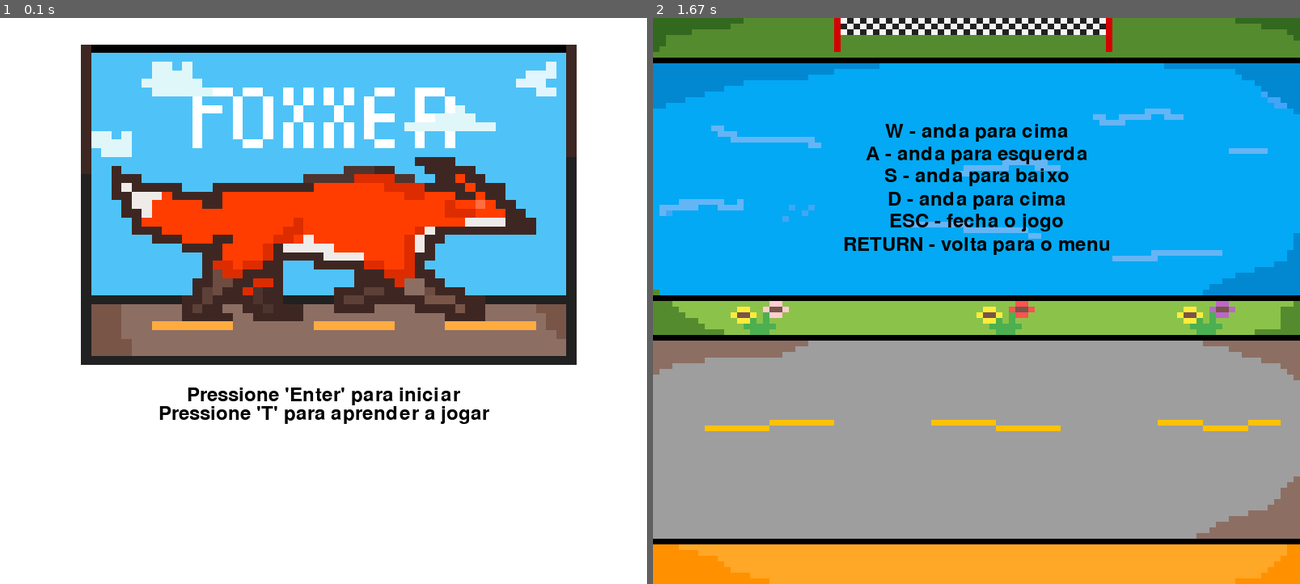
Above: before the commit, frames 1-2 (left to right).
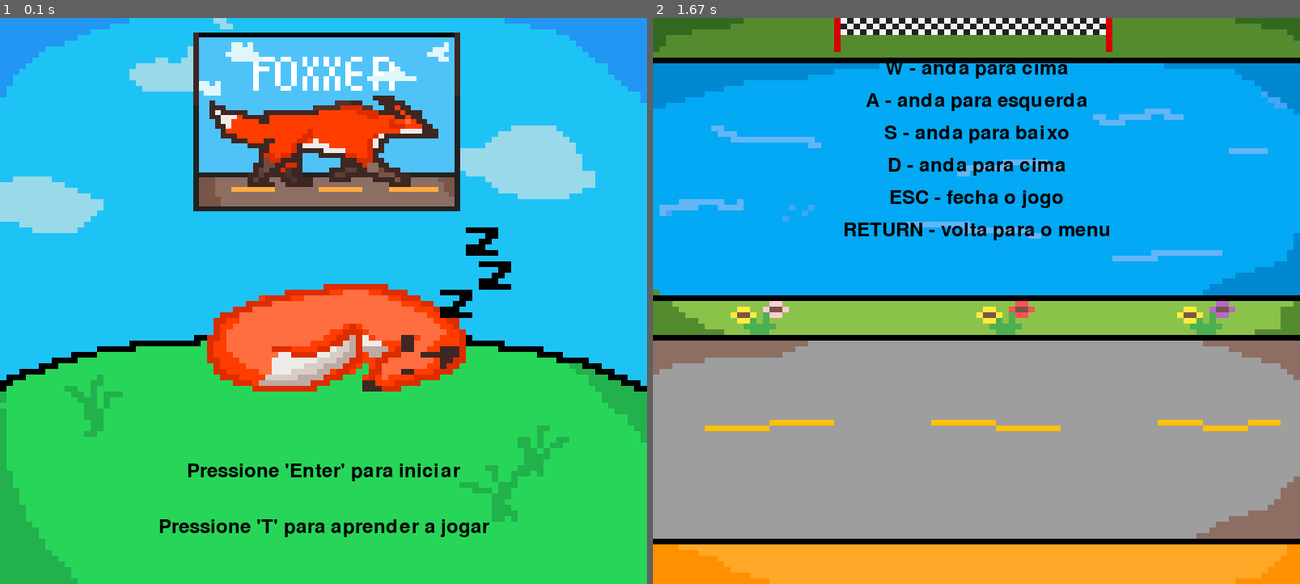
Above: after the commit, the same moments.

Repository: ccbueno3/projetofinal
Game: pygame game, started from pygame.v12.py
Two runs of this game, one before a commit and one after it. Both use one fixed random seed, a clock stepped at 60 frames per second and the inputs below.
Inputs:
- Up to frame 1 (0.1 s): no input
- Up to frame 2 (1.67 s): tap T at 0.33 s; tap Enter at 0.67 s

The runs differ from the first frame. In frame 1, 96% of the frame differs, in the area x 0-100%, y 0-100%; in frame 2, 3.7%.

Commit message:
tela do menu, ajustando textos

Diff:
--- a/pygame.v12.py
+++ b/pygame.v12.py
@@ -19,10 +19,13 @@
 
 #logo
 imagem_logo = pygame.image.load("imagens/logo_foxxer.png")
-tamanho_x_logo = 650
-tamanho_y_logo = 450
+tamanho_x_logo = 700/2
+tamanho_y_logo = 500/2
 imagem_logo = pygame.transform.scale(imagem_logo, (tamanho_x_logo, tamanho_y_logo))
 
+#fundo menu foxer
+imagem_menu = pygame.image.load("imagens/menu_foxxer.png")
+imagem_menu = pygame.transform.scale(imagem_menu, (800, 700))
 
 #configurações
 imagem_configuracoes = pygame.image.load("imagens/mapa_final.png")
@@ -52,39 +55,44 @@
             elif event.type == pygame.KEYDOWN:
                 if event.key == pygame.K_RETURN and texto_inicial:
                     iniciado = True
+                    jogo_principal()
                 elif event.key == pygame.K_t:
                     if texto_inicial:
                         texto_inicial = False
+                elif event.key == pygame.K_ESCAPE:
+                        pygame.quit()
                 elif event.key == pygame.K_BACKSPACE:
                     if not texto_inicial:
                         texto_inicial = True
 
         tela.fill(BRANCO)
-        fonte_inicio = pygame.font.SysFont(None, 36)
+        fonte_inicio = pygame.font.SysFont("Comic Sans", 36)
 
         if texto_inicial:
+            tela.blit(imagem_menu,(0,0))
             tela.blit(imagem_logo,((largura - tamanho_x_logo)/2,0))
             texto_inicio = fonte_inicio.render("Pressione 'Enter' para iniciar", True, PRETO)
             texto_embaixo = fonte_inicio.render("Pressione 'T' para aprender a jogar", True, PRETO)
-            tela.blit(texto_inicio, (largura // 2 - texto_inicio.get_width() // 2, altura * 2 // 3 - texto_inicio.get_height() // 2))
-            tela.blit(texto_embaixo, (largura // 2 - texto_embaixo.get_width() // 2, altura * 2.1 // 3 - texto_embaixo.get_height() // 2))
+            tela.blit(texto_inicio, (largura // 2 - texto_inicio.get_width() // 2, altura *0.8 - texto_inicio.get_height() // 2))
+            tela.blit(texto_embaixo, (largura // 2 - texto_embaixo.get_width() // 2, altura *0.9 - texto_embaixo.get_height() // 2))
         else:
             tela.blit(imagem_configuracoes,(0,0))
             informacoes = fonte_inicio.render("W - anda para cima", True, PRETO)
-            tela.blit(informacoes, (largura // 2 - informacoes.get_width() // 2, altura // 5 - informacoes.get_height() // 2))
+            tela.blit(informacoes, (largura // 2 - informacoes.get_width() // 2, 50))
             informacoes = fonte_inicio.render("A - anda para esquerda", True, PRETO)
-            tela.blit(informacoes, (largura // 2 - informacoes.get_width() // 2, altura *1.2// 5 - informacoes.get_height() // 2))
+            tela.blit(informacoes, (largura // 2 - informacoes.get_width() // 2,90))
             informacoes = fonte_inicio.render("S - anda para baixo", True, PRETO)
-            tela.blit(informacoes, (largura // 2 - informacoes.get_width() // 2, altura*1.4// 5  - informacoes.get_height()// 2))
+            tela.blit(informacoes, (largura // 2 - informacoes.get_width() // 2, 130))
             informacoes = fonte_inicio.render("D - anda para cima", True, PRETO)
-            tela.blit(informacoes, (largura // 2 - informacoes.get_width() // 2, altura*1.6// 5 - informacoes.get_height()// 2))
+            tela.blit(informacoes, (largura // 2 - informacoes.get_width() // 2, 170))
             informacoes = fonte_inicio.render("ESC - fecha o jogo", True, PRETO)
-            tela.blit(informacoes, (largura // 2 - informacoes.get_width() // 2, altura*1.8 // 5 - informacoes.get_height()// 2))
+            tela.blit(informacoes, (largura // 2 - informacoes.get_width() // 2,210))
             informacoes = fonte_inicio.render("RETURN - volta para o menu", True, PRETO)
-            tela.blit(informacoes, (largura // 2 - informacoes.get_width() // 2, altura*2 // 5 - informacoes.get_height()// 2))
+            tela.blit(informacoes, (largura // 2 - informacoes.get_width() // 2, 250))
 
 
         pygame.display.flip()
+
 
 def jogo_principal():
     # Dimensões da janela do jogo
@@ -492,4 +500,3 @@
     pygame.quit()
 
 tela_inicio()
-jogo_principal()
